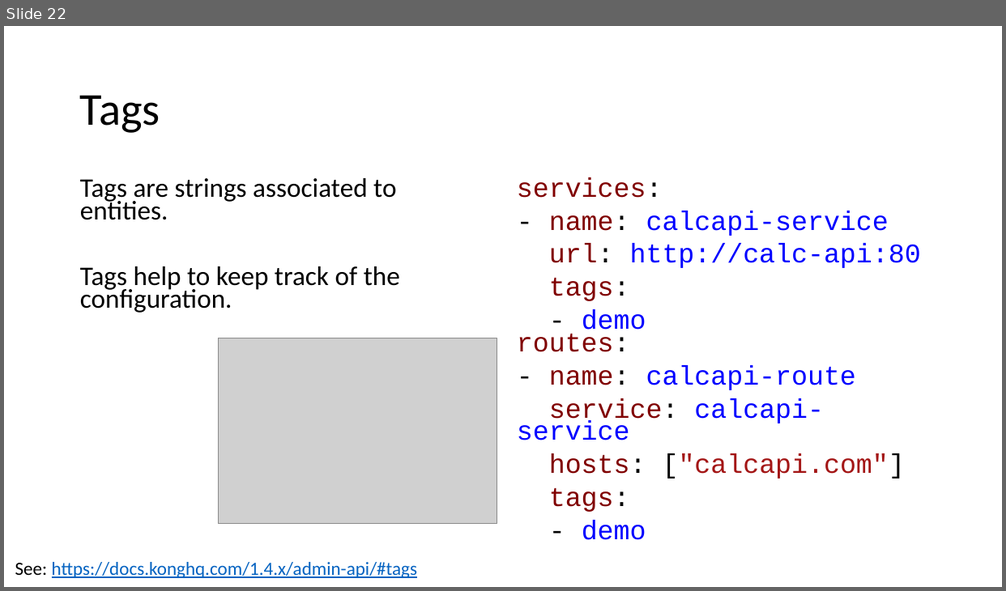
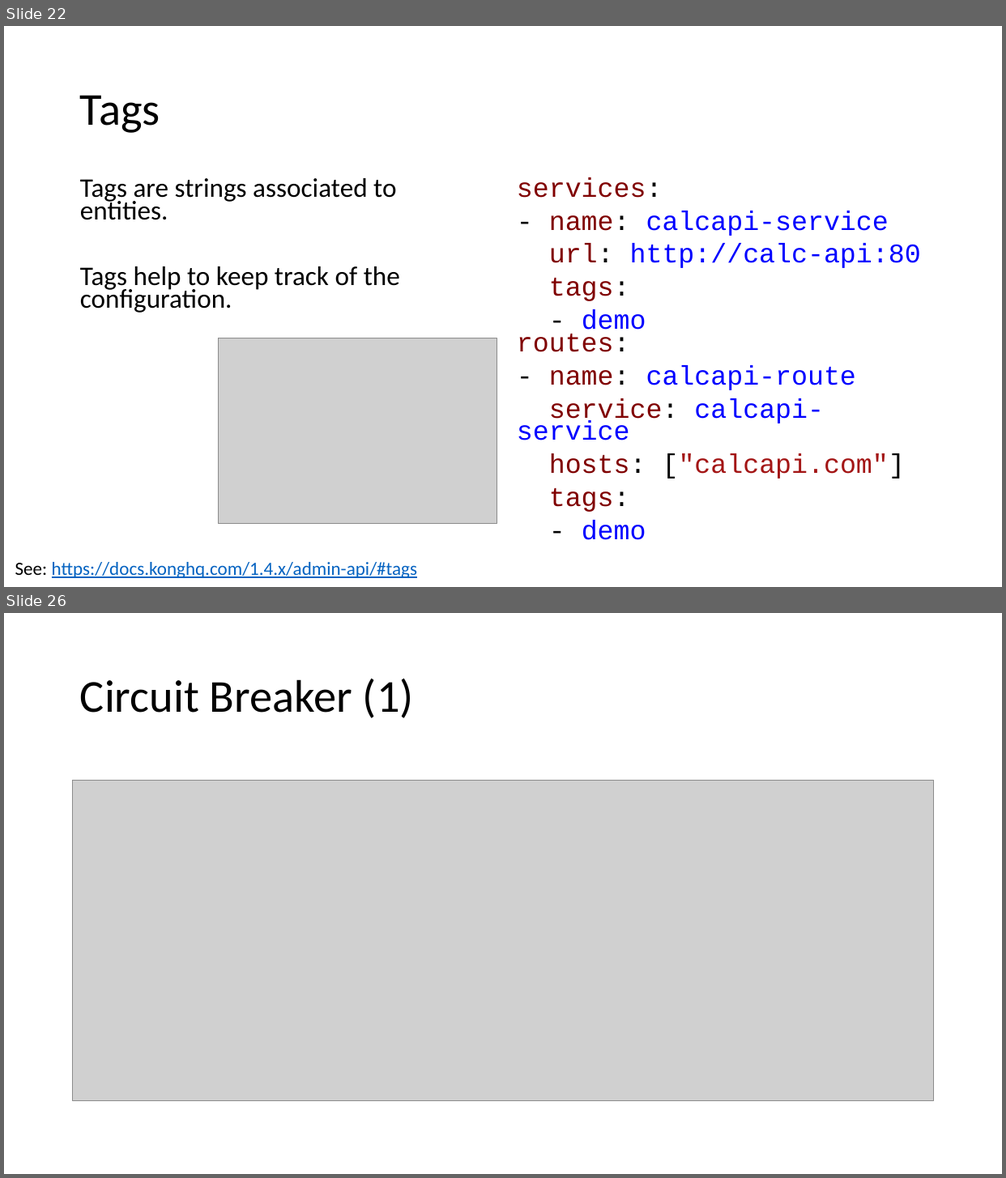
Before and after one commit to danielwagn3r/apimgmt-workshop, a slide deck: API Gateway.pptx. Shown one above the other, each under a label of ours: slide 22 before the commit, slides 22 and 26 after it; the slides between them are not shown. The pictures are 1006x591 and 1006x1178 pixels, drawn with LibreOffice and Linux fonts; fonts in the diff are those of the drawing; grey boxes stand for pictures. Boxes give left, top, right and bottom in pixels: in the first picture for what was removed or moved away, otherwise in the second. Text is boxed around its words. In the diff, an @@ line names an element or a change of style, - is before the commit and + after.

```diff
--- a/API Gateway.pptx
+++ b/API Gateway.pptx
@@ slide 26 added at [4, 613, 1002, 1174], background #FFFFFF @@
@@ title added at [80, 679, 414, 718], 44 pt, text #000000 @@
+Circuit Breaker (1)
@@ picture added at [73, 781, 934, 1101] @@
```
Also in this commit, not shown: 1 slide changed, 3 other slides added.
